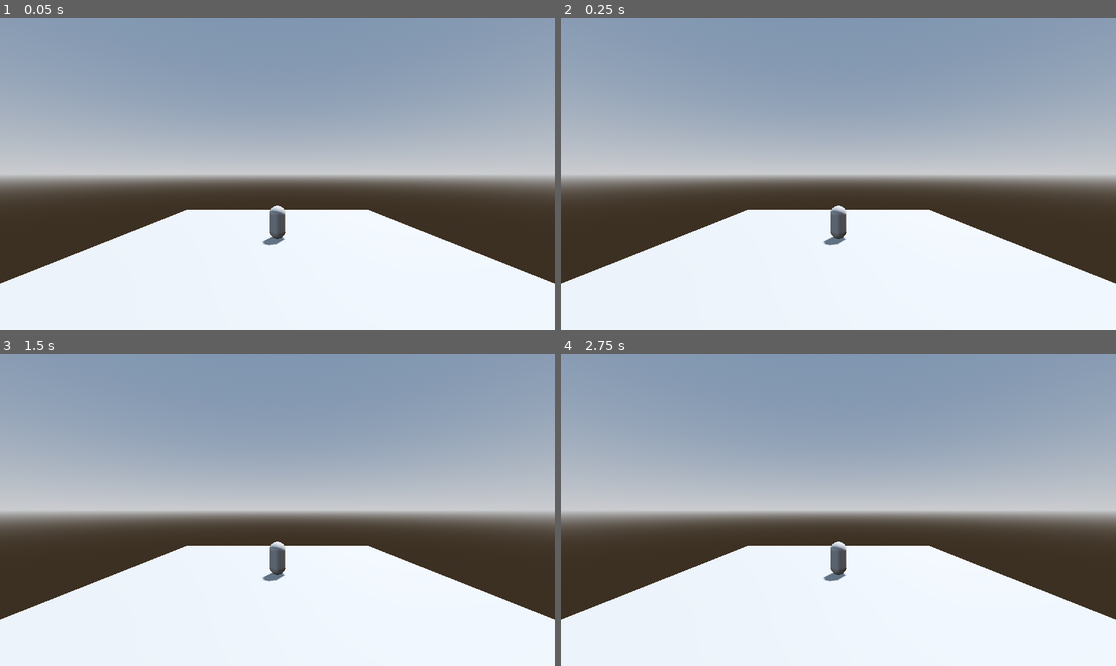
Above: before the commit, frames 1-4 (two rows, left to right).
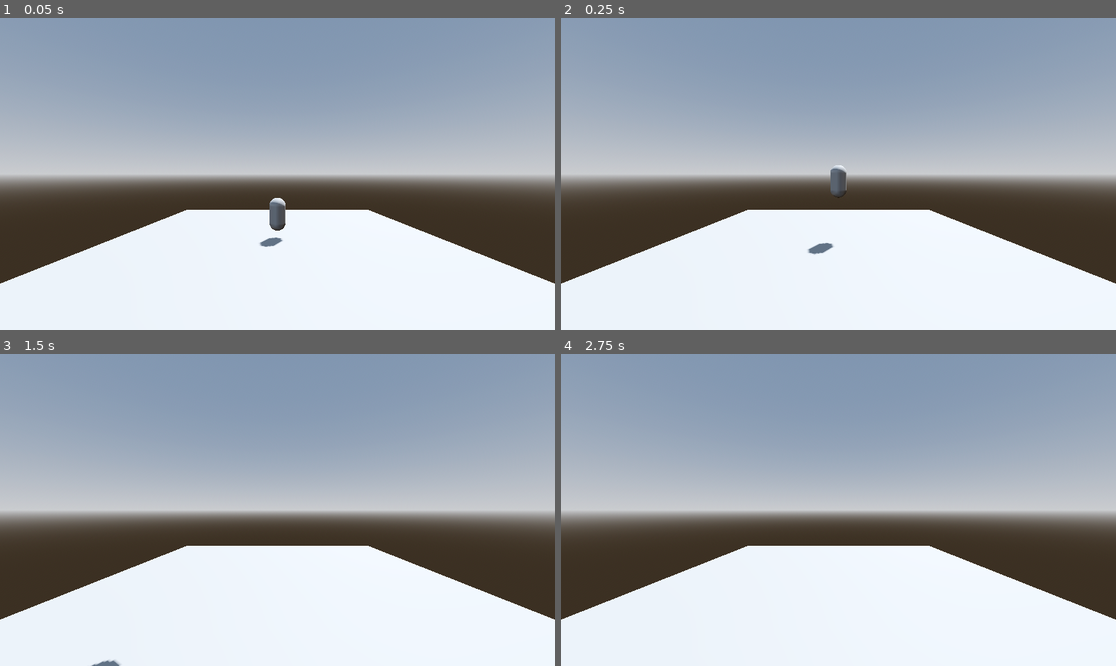
Above: after the commit, the same moments.

Repository: axel-k7/godot-ecs
Game: Godot game, scene res://main.tscn
Same seed, same stepped clock (60 frames per second), same inputs: the game is played once before the commit and once after it.
Inputs:
- Up to frame 1 (0.05 s): no input
- Up to frame 2 (0.25 s): no input
- Up to frame 3 (1.5 s): no input
- Up to frame 4 (2.75 s): tap Enter at 2 s

The runs differ from the first frame. In frame 1, 0.3% of the frame differs, in the area x 46-52%, y 57-74%; in frame 2, 0.6%, in the area x 44-52%, y 47-76%; in frame 3, 0.4%; in frame 4, 0.3%.

Commit message:
functional test
movement system logic for velocity and such does not use godots velocity, instead doing direct updates to an objects transform

this means collision is completely ignored, but this system can be implemented in pretty much any engine (just gotta rewrite to their language lol)

Diff:
--- /dev/null
+++ b/ecs/components/input_component.gd
@@ -0,0 +1,4 @@
+extends Component
+class_name InputComponent
+
+var move_dir: Vector3
--- a/ecs/components/node_link_component.gd
+++ b/ecs/components/node_link_component.gd
@@ -4,4 +4,5 @@
 func _init():
 	type_id = ComponentType.Type.NODE_LINK
 
+@export var scene: PackedScene
 var node: Node
--- a/ecs/components/transform_component.gd
+++ b/ecs/components/transform_component.gd
@@ -4,6 +4,6 @@
 func _init():
 	type_id = ComponentType.Type.TRANSFORM
 
-var position: Vector3
-var rotation: float
+var position: Vector3 = Vector3.ZERO
+var rotation: Vector3 = Vector3.ZERO
 var scale: Vector3 = Vector3.ONE
--- a/ecs/components/velocity_component.gd
+++ b/ecs/components/velocity_component.gd
@@ -4,4 +4,4 @@
 func _init():
 	type_id = ComponentType.Type.VELOCITY
 
-var velocity: Vector3
+@export var velocity: Vector3 = Vector3.ZERO
--- a/ecs/core/world.gd
+++ b/ecs/core/world.gd
@@ -13,10 +13,20 @@
 
 var _entity_pool: Array[Entity] = []
 
-func spawn(prefab: EntityPrefab) -> Entity:
+## entities---------------------------------------------------------------------
+
+func spawn(prefab: EntityPrefab, parent: Node = get_tree().current_scene) -> Entity:
 	var e := create_entity()
+
 	for c in prefab.components:
-		e.add_component(c.duplicate())
+		var comp := c.duplicate(true)
+		e.add_component(comp)
+
+		if comp is NodeLinkComponent and comp.scene:
+			var instance = comp.scene.instantiate()
+			parent.add_child(instance)
+			comp.node = instance
+
 	return e
 
 func create_entity() -> Entity:
@@ -37,6 +47,19 @@
 		_pending_destroy.append(entity.id)
 		_entity_pool.append(entity)
 
+func _cleanup_entites() -> void:
+	if _pending_destroy.is_empty():
+		return
+	for id in _pending_destroy:
+		for i in range(_entities.size() - 1, -1, -1): #loop backwards
+			if _entities[i].id == id:
+				_entities.remove_at(i)
+	_pending_destroy.clear()
+	clear_cache()
+
+
+## systems----------------------------------------------------------------------
+
 func add_system(system: System) -> void:
 	_systems.append(system)
 	_systems.sort_custom(func(a, b): return a.priority < b.priority)
@@ -45,6 +68,9 @@
 	if _systems.has(system):
 		_systems.erase(system)
 		remove_listener_by_scope(system)
+
+
+## queries----------------------------------------------------------------------
 
 func _make_query_mask(types: Array[int]) -> int:
 	var mask := 0
@@ -75,18 +101,11 @@
 			result.append(e)
 	return result
 
-func _cleanup_entites() -> void:
-	if _pending_destroy.is_empty():
-		return
-	for id in _pending_destroy:
-		for i in range(_entities.size() - 1, -1, -1):
-			if _entities[i].id == id:
-				_entities.remove_at(i)
-	_pending_destroy.clear()
-	clear_cache()
-
 func clear_cache() -> void:
 	_query_cache.clear()
+
+
+## events-----------------------------------------------------------------------
 
 #run immediately
 func emit_event(event_name: String, data: Dictionary = {}) -> void:
@@ -110,7 +129,6 @@
 		if _event_listeners[event_name].is_empty():
 			_event_listeners.erase(event_name)
 
-
 func remove_listener_by_scope(scope: Object) -> void:
 	for event_name in _event_listeners.keys():
 		var updated_list := []
@@ -121,7 +139,6 @@
 			_event_listeners.erase(event_name)
 		else:
 			_event_listeners[event_name] = updated_list
-
 
 func _process_event_queue() -> void:
 	if _event_queue.is_empty():
@@ -136,6 +153,9 @@
 
 	_event_queue.clear()
 
+
+## -----------------------------------------------------------------------------
+
 func _process(delta: float) -> void:
 	for s in _systems:
 		s.update(delta, self)
@@ -144,7 +164,7 @@
 	_cleanup_entites()
 
 
-##debug tools----------------------------------
+## debug tools------------------------------------------------------------------
 
 func get_component_count(type_id: int) -> int:
 	var count := 0
--- a/ecs/prefabs/test_prefab.tres
+++ b/ecs/prefabs/test_prefab.tres
@@ -1,10 +1,12 @@
-[gd_resource type="Resource" script_class="EntityPrefab" load_steps=9 format=3 uid="uid://cet3khw1kjquw"]
+[gd_resource type="Resource" script_class="EntityPrefab" load_steps=12 format=3 uid="uid://cet3khw1kjquw"]
 
 [ext_resource type="Script" uid="uid://bkb0ak6h1s8w6" path="res://ecs/core/component.gd" id="1_3pyil"]
 [ext_resource type="Script" uid="uid://bukjpsxiacqy6" path="res://ecs/prefabs/entity_prefab.gd" id="2_avq0x"]
 [ext_resource type="Script" uid="uid://b4x28iy7wtwd6" path="res://ecs/components/transform_component.gd" id="2_llp02"]
 [ext_resource type="Script" uid="uid://bgg42w78ncy3o" path="res://ecs/components/velocity_component.gd" id="3_nk8oj"]
 [ext_resource type="Script" uid="uid://coox67qr5i8as" path="res://ecs/components/node_link_component.gd" id="4_plax4"]
+[ext_resource type="PackedScene" uid="uid://c8ms7lb7ba8mt" path="res://entities/test_character.tscn" id="4_ui1k7"]
+[ext_resource type="Script" uid="uid://owty8en1ixtc" path="res://ecs/components/input_component.gd" id="5_nk8oj"]
 
 [sub_resource type="Resource" id="Resource_ui1k7"]
 script = ExtResource("2_llp02")
@@ -12,13 +14,19 @@
 
 [sub_resource type="Resource" id="Resource_u0wie"]
 script = ExtResource("3_nk8oj")
+velocity = Vector3(0, 10, 0)
 metadata/_custom_type_script = "uid://bgg42w78ncy3o"
 
 [sub_resource type="Resource" id="Resource_il7eg"]
 script = ExtResource("4_plax4")
+scene = ExtResource("4_ui1k7")
 metadata/_custom_type_script = "uid://coox67qr5i8as"
+
+[sub_resource type="Resource" id="Resource_plax4"]
+script = ExtResource("5_nk8oj")
+metadata/_custom_type_script = "uid://owty8en1ixtc"
 
 [resource]
 script = ExtResource("2_avq0x")
-components = Array[ExtResource("1_3pyil")]([SubResource("Resource_ui1k7"), SubResource("Resource_u0wie"), SubResource("Resource_il7eg")])
+components = Array[ExtResource("1_3pyil")]([SubResource("Resource_ui1k7"), SubResource("Resource_u0wie"), SubResource("Resource_il7eg"), SubResource("Resource_plax4")])
 metadata/_custom_type_script = "uid://bukjpsxiacqy6"
--- a/ecs/systems/movement_system.gd
+++ b/ecs/systems/movement_system.gd
@@ -6,3 +6,4 @@
 		var transform = entity.get_component(ComponentType.Type.TRANSFORM) as TransformComponent
 		var velocity = entity.get_component(ComponentType.Type.VELOCITY) as VelocityComponent
 		transform.position += velocity.velocity * delta
+		print("movement system velocity: ", velocity.velocity)
--- a/ecs/systems/render_sync_system.gd
+++ b/ecs/systems/render_sync_system.gd
@@ -7,7 +7,10 @@
 func update(_delta: float, world: World) -> void:
 	for e in world.query([ComponentType.Type.TRANSFORM, ComponentType.Type.NODE_LINK]):
 		var transform = e.get_component(ComponentType.Type.TRANSFORM) as TransformComponent
-		var link = e.get_component(ComponentType.Type.TRANSFORM) as NodeLinkComponent
+		var link = e.get_component(ComponentType.Type.NODE_LINK) as NodeLinkComponent
+
 		if link.node and link.node.is_inside_tree():
-			link.node.global_position = transform.position
-			link.node.rotation = transform.rotation
+			if link.node.global_position != transform.position:
+				link.node.global_position = transform.position
+			if link.node.rotation != transform.rotation:
+				link.node.rotation = transform.rotation
--- /dev/null
+++ b/entities/test_character.gd
@@ -0,0 +1,5 @@
+extends CharacterBody3D
+
+
+func _process(delta):
+	print("character velocity: ", velocity)
--- a/scenes/test_character.tscn
+++ b/entities/test_character.tscn
@@ -1,10 +1,13 @@
-[gd_scene load_steps=3 format=3 uid="uid://c8ms7lb7ba8mt"]
+[gd_scene load_steps=4 format=3 uid="uid://c8ms7lb7ba8mt"]
+
+[ext_resource type="Script" uid="uid://vospo5xk46be" path="res://entities/test_character.gd" id="1_03car"]
 
 [sub_resource type="CapsuleShape3D" id="CapsuleShape3D_0wtde"]
 
 [sub_resource type="CapsuleMesh" id="CapsuleMesh_1ft0k"]
 
 [node name="TestCharacter" type="CharacterBody3D"]
+script = ExtResource("1_03car")
 
 [node name="CollisionShape3D" type="CollisionShape3D" parent="."]
 transform = Transform3D(1, 0, 0, 0, 1, 0, 0, 0, 1, 0, 1, 0)
--- a/main.gd
+++ b/main.gd
@@ -6,10 +6,7 @@
 func _ready():
 	world = World.new()
 	add_child(world)
+	world.add_system(MovementSystem.new())
+	world.add_system(RenderSyncSystem.new())
 
-	var test_character = world.spawn(test_prefab)
-	for component in test_character.components.values():
-		if component is NodeLinkComponent:
-			var scene_node: Node = preload("res://scenes/test_character.tscn").instantiate()
-			self.add_child(scene_node)
-			component.node = scene_node
+	world.spawn(test_prefab, self)
Not shown, added: ecs/components/input_component.gd.uid
Not shown, added: entities/test_character.gd.uid
